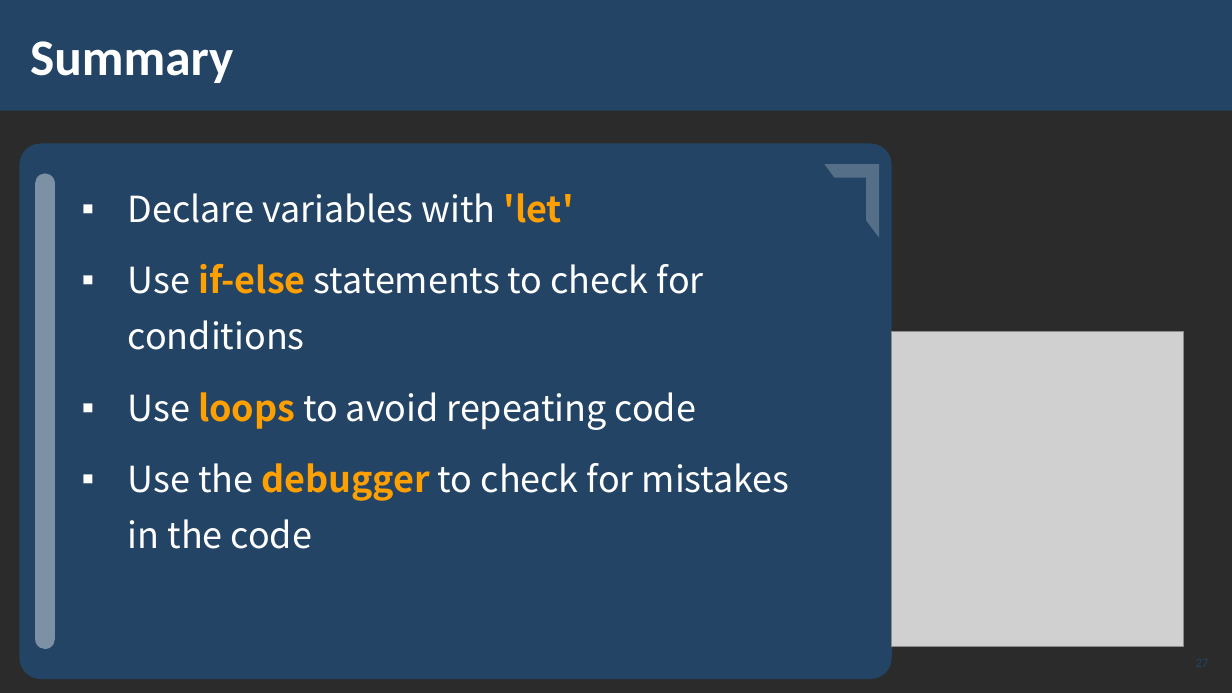
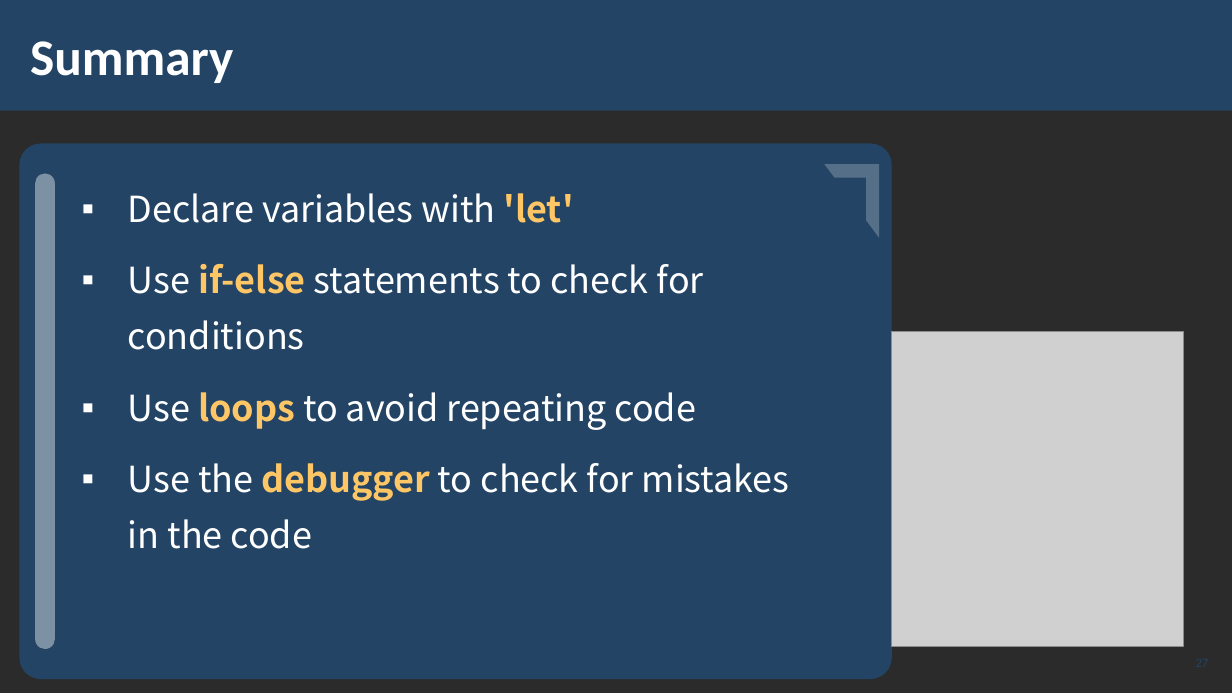
Before and after one commit to SoftUni/SoftUni-Course-Converter, a slide deck: slide 27 of Sample-Docs/test2.pptx. Drawn at 1232x693 pixels with LibreOffice and Linux fonts; fonts in the diff are those of the drawing; grey boxes stand for pictures; background and template pictures are left out; a plain dark background stands for a picture behind light text. Boxes give left, top, right and bottom in pixels: in the first picture for what was removed or moved away, otherwise in the second. Text is boxed around its words. In the diff, an @@ line names an element or a change of style, - is before the commit and + after.

```diff
--- a/Sample-Docs/test2.pptx
+++ b/Sample-Docs/test2.pptx
@@ text "Declare variables with 'let'" at (128, 193, 790, 549): text colour #FFA000 to #FFC666 in "'let'", "if-else", "loops", "debugger" @@
```
Also in this commit, not shown: 5 other slides changed, 1 other file.
